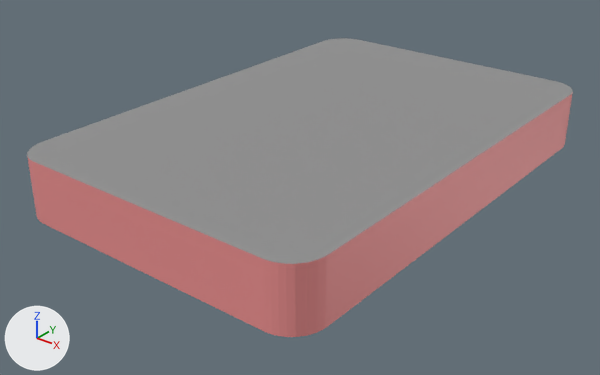
What one commit did to the glTF model assets/models/stack.glb.
Both versions are drawn from a camera (50 mm lens) standing at (2.82, -3.77, 2.18) and looking at (-0.05, -0.18, -0.05). Lighting does not change. The marker at lower left points along +X, +Y and +Z. Where no turn or scale is listed for an object, it has been applied to the vertices. Vertices at the same position are counted once.
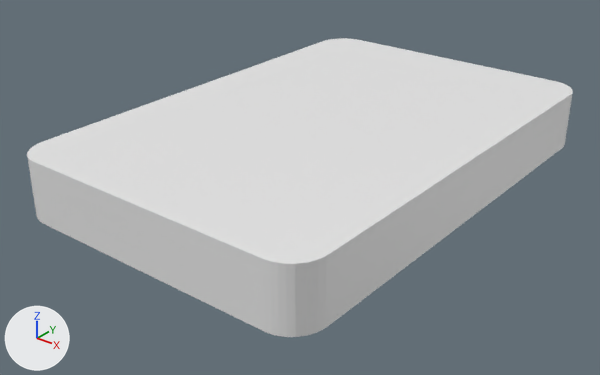
Scene script edits in JSON lines:
```json
{"block": "me_mesh_0", "where": "me_mesh_0.from_pydata(...)  # 231 vertices, 393 faces; spans x 0.0..2.0, y -3.0..0.0, z 0.0..0.37"}
{"block": "me_mesh_0", "where": "# used by ob_mesh_0; location = (-1.0, 1.5, 0.0)"}
{"block": "me_mesh_0", "change": "me_mesh_0 part 1: all 259 faces that had it switch from mat_m_card_front (grey #959595) to no material"}
{"block": "me_mesh_0", "change": "me_mesh_0 part 2: all 134 faces that had it switch from mat_m_card_stack_sides (pink #f39595) to no material"}
```

Where the change shows, as pixel boxes (x1, y1, x2, y2) in the pictures (600 x 375 px):
```json
{"part": 1, "of": "me_mesh_0", "change": "recoloured", "before": [27, 38, 573, 264], "after": [27, 38, 573, 264], "on screen": "grey to white"}
{"part": 2, "of": "me_mesh_0", "change": "recoloured", "before": [27, 92, 573, 337], "after": [27, 92, 573, 337], "on screen": "pink to grey"}
```
